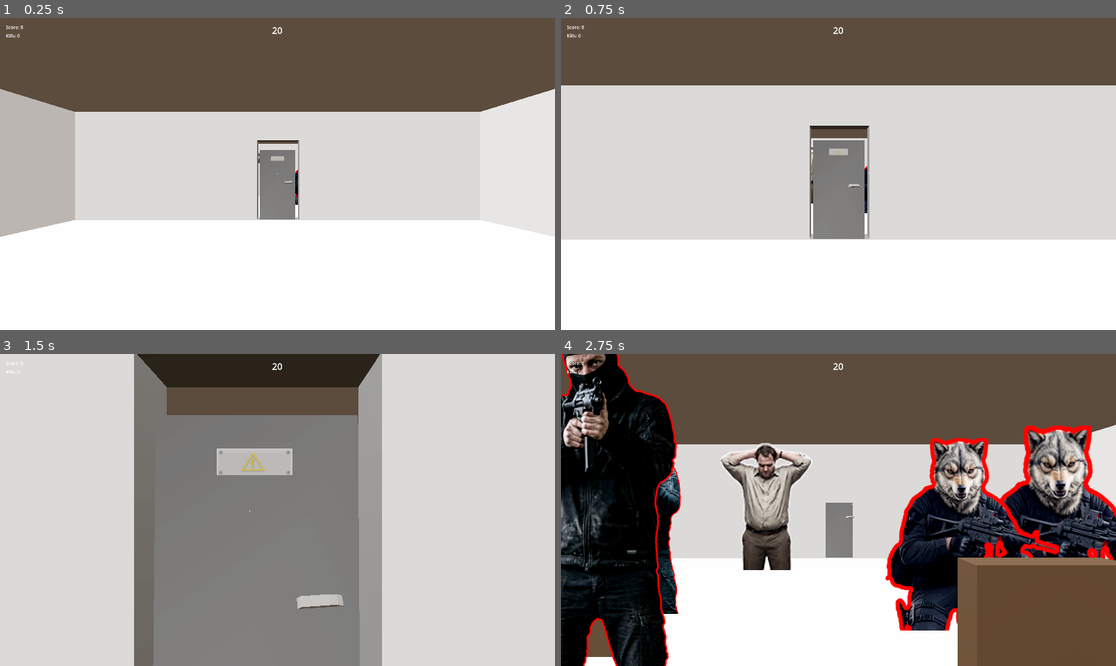
Above: before the commit, frames 1-4 (two rows, left to right).
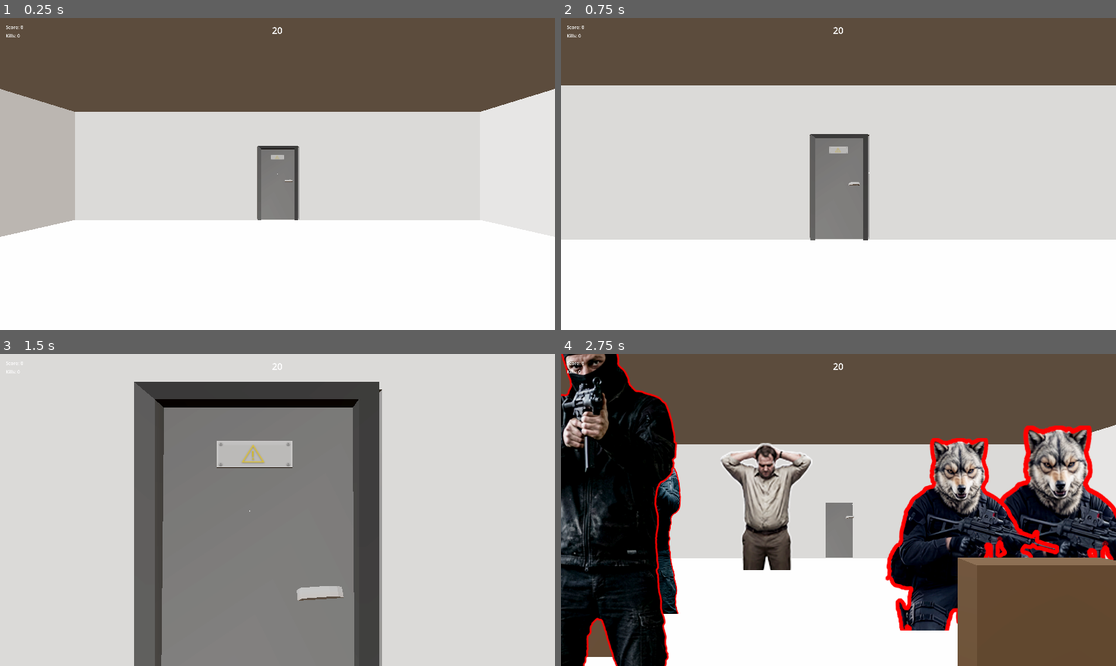
Above: after the commit, the same moments.

Repository: sdotyxz/vr-planner-2
Game: Godot game, scene res://src/levels/MainLevel.tscn
The game is run twice, just before and just after one commit, with the same random seed, the same clock (stepped at 60 frames per second) and the same inputs.
Inputs (mouse positions are in pixels of both pictures, inside the frame that each line leads up to):
- Up to frame 1 (0.25 s): no input
- Up to frame 2 (0.75 s): tap Enter at 0.5 s; move the mouse to (866, 174) at 0.52 s; click (866, 174) at 0.6 s
- Up to frame 3 (1.5 s): move the mouse to (249, 510) at 1.27 s; click (249, 510) at 1.35 s
- Up to frame 4 (2.75 s): move the mouse to (849, 503) at 2.02 s; click (849, 503) at 2.1 s

The runs differ from the first frame. In frame 1, 0.5% of the frame differs, in the area x 46-54%, y 39-65%; in frame 2, 1.1%; in frame 3, 15%, in the area x 24-69%, y 0-100%; in frame 4, nothing differs.

Commit message:
更新MainLevel场景

Diff:
--- a/src/levels/MainLevel.tscn
+++ b/src/levels/MainLevel.tscn
@@ -1,10 +1,11 @@
-[gd_scene load_steps=18 format=3 uid="uid://mainlevel001"]
+[gd_scene load_steps=19 format=3 uid="uid://mainlevel001"]
 
 [ext_resource type="Script" uid="uid://qtauhdr44hfg" path="res://src/levels/MainLevel.gd" id="1_script"]
 [ext_resource type="PackedScene" uid="uid://d3xcfsijjem3y" path="res://src/systems/RailSystem.tscn" id="2_rail"]
 [ext_resource type="PackedScene" uid="uid://cplayer001" path="res://src/player/Player.tscn" id="3_player"]
 [ext_resource type="PackedScene" uid="uid://chud001" path="res://src/ui/HUD.tscn" id="6_hud"]
 [ext_resource type="PackedScene" uid="uid://cdoor001" path="res://src/entities/Door.tscn" id="7_door"]
+[ext_resource type="PackedScene" uid="uid://c7prltiv3gva" path="res://assets/models/furniture/VNB Low Poly Office Set 2/Door_Frame.fbx" id="7_sndxx"]
 [ext_resource type="Script" uid="uid://dqtv5n3jnwtsg" path="res://src/systems/SpawnArea.gd" id="8_spawn_area"]
 
 [sub_resource type="ProceduralSkyMaterial" id="ProceduralSkyMaterial_ndn0y"]
@@ -68,7 +69,7 @@
 transform = Transform3D(-1, 0, 8.74228e-08, 0, 1, 0, -8.74228e-08, 0, -1, 0, 0, 5.04866)
 
 [node name="FrontDoor" parent="." instance=ExtResource("7_door")]
-transform = Transform3D(1, 0, 0, 0, 1, 0, 0, 0, 1, 0, -0.0509357, -5.066351)
+transform = Transform3D(1, 0, 0, 0, 1, 0, 0, 0, 1, 0, 0, -5.066)
 
 [node name="BackDoor" parent="." instance=ExtResource("7_door")]
 transform = Transform3D(1, 0, 0, 0, 1, 0, 0, 0, 1, 0, 0, -15.585909)
@@ -261,14 +262,17 @@
 material = SubResource("StandardMaterial3D_sndxx")
 
 [node name="CSGBox3D3" type="CSGBox3D" parent="CSGCombiner3D"]
-transform = Transform3D(1, 0, 0, 0, 1, 0, 0, 0, 1, 0.022340596, 1.4879004, -5.11309)
-flip_faces = true
-size = Vector3(1.5506516, 2.9316406, 1)
+transform = Transform3D(1, 0, 0, 0, 1, 0, 0, 0, 1, 0.022340596, 1.3675696, -5.11309)
+flip_faces = true
+size = Vector3(1.5506516, 2.690979, 1)
 
 [node name="CSGBox3D4" type="CSGBox3D" parent="CSGCombiner3D"]
 transform = Transform3D(1, 0, 0, 0, 1, 0, 0, 0, 1, 0.026670277, 0.99327147, -15.728075)
 flip_faces = true
 size = Vector3(0.9399109, 1.9423828, 1)
 
+[node name="Door_Frame" parent="." instance=ExtResource("7_sndxx")]
+transform = Transform3D(1.3, 0, 0, 0, 1.3, 0, 0, 0, 1.3, -0.6316107, 0, -5.0850496)
+
 [connection signal="pressed" from="UI/StartUI/VBoxContainer/StartButton" to="." method="_on_start_button_pressed"]
 [connection signal="pressed" from="UI/GameOverUI/VBoxContainer/RestartButton" to="." method="_on_restart_button_pressed"]
